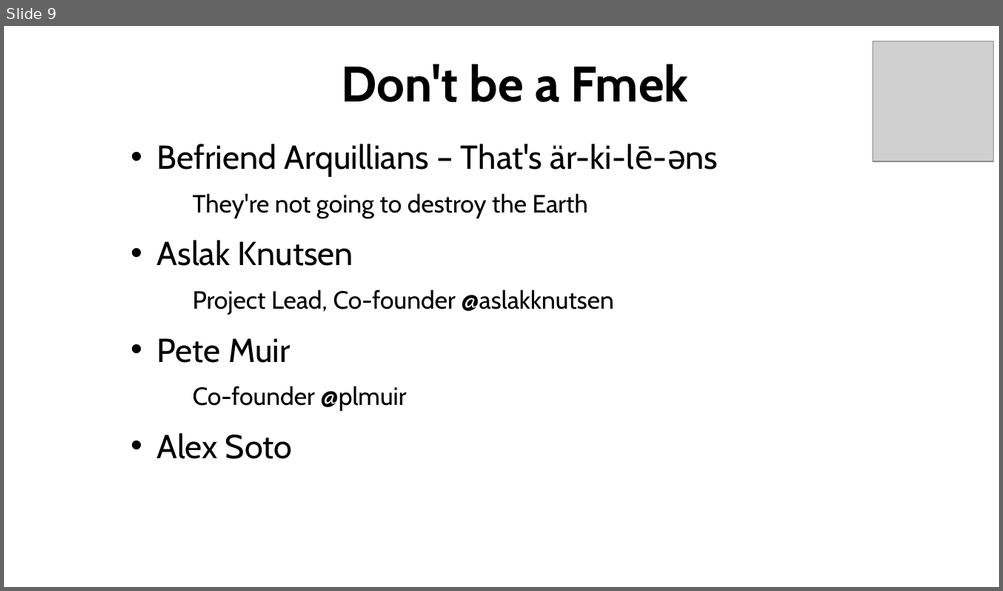
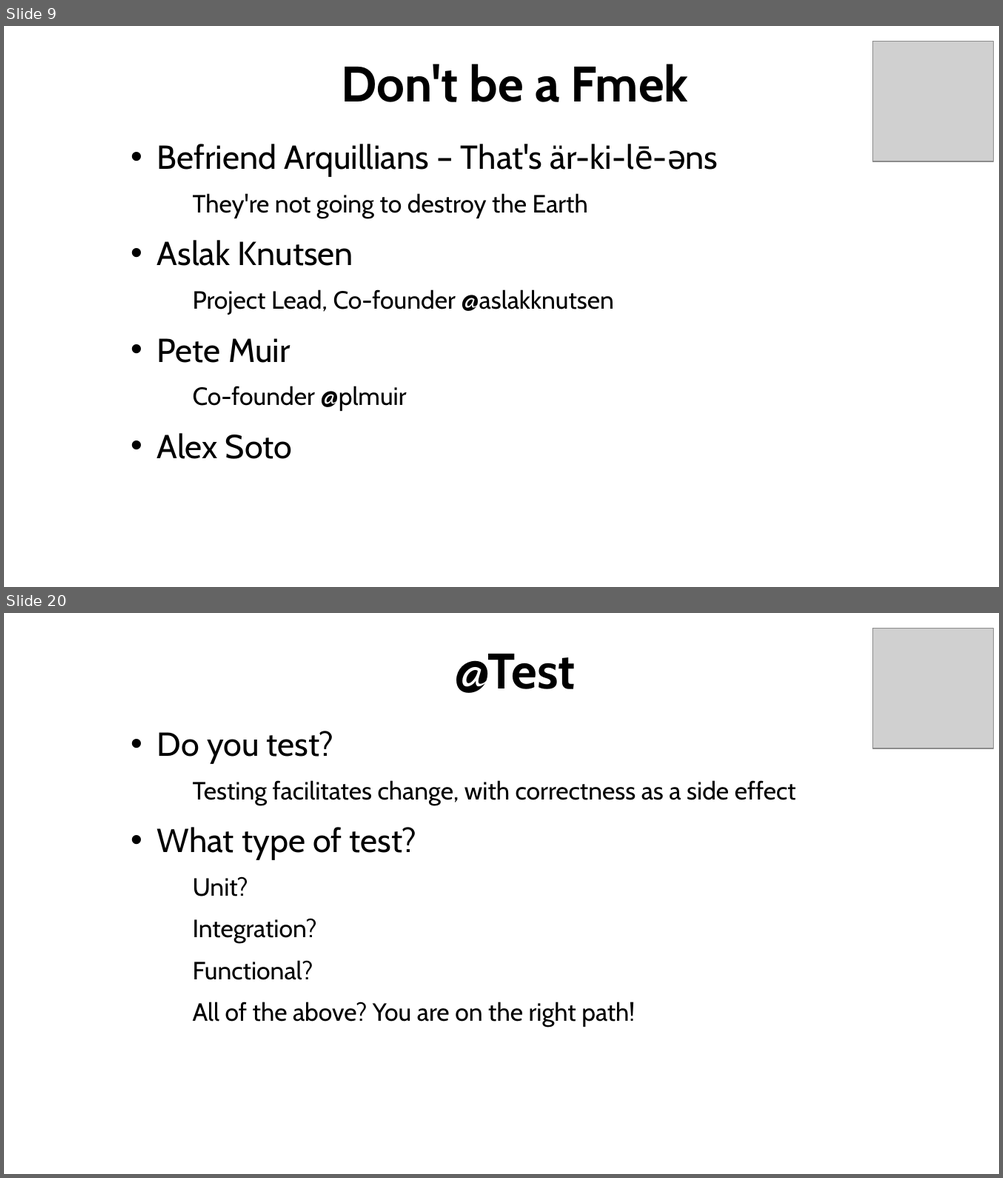
Before and after one commit to AndyGee/arquillian-demo, a slide deck: Apache_TomEE_Arquillian.odp. Shown one above the other, each under a label of ours: slide 9 before the commit, slides 9 and 20 after it; the slides between them are not shown. The pictures are 1003x591 and 1003x1178 pixels, drawn with LibreOffice and Linux fonts; fonts in the diff are those of the drawing; grey boxes stand for pictures; background and template pictures are left out. Boxes give left, top, right and bottom in pixels: in the first picture for what was removed or moved away, otherwise in the second. Text is boxed around its words. In the diff, an @@ line names an element or a change of style, - is before the commit and + after.

```diff
--- a/Apache_TomEE_Arquillian.odp
+++ b/Apache_TomEE_Arquillian.odp
@@ slide 20 added at bbox=[4, 613, 999, 1174], background picture (left out) @@
@@ picture added at bbox=[873, 629, 993, 749] @@
@@ title added at bbox=[454, 654, 575, 693], 48 pt, text #000000, bold @@
+@Test
@@ text added at bbox=[157, 731, 796, 1027], 24 pt, text #000000 @@
+• Do you test?
+  − Testing facilitates change, with correctness as a side effect
+• What type of test?
+  − Unit?
+  − Integration?
+  − Functional?
+  − All of the above? You are on the right path!
@@ text added at bbox=[111, 1141, 441, 1164], 12 pt, text #FFFFFF @@
+@AndyGeeDe | #TomEE
```
Also in this commit, not shown: 4 slides changed, 22 other slides added, 6 other files.
